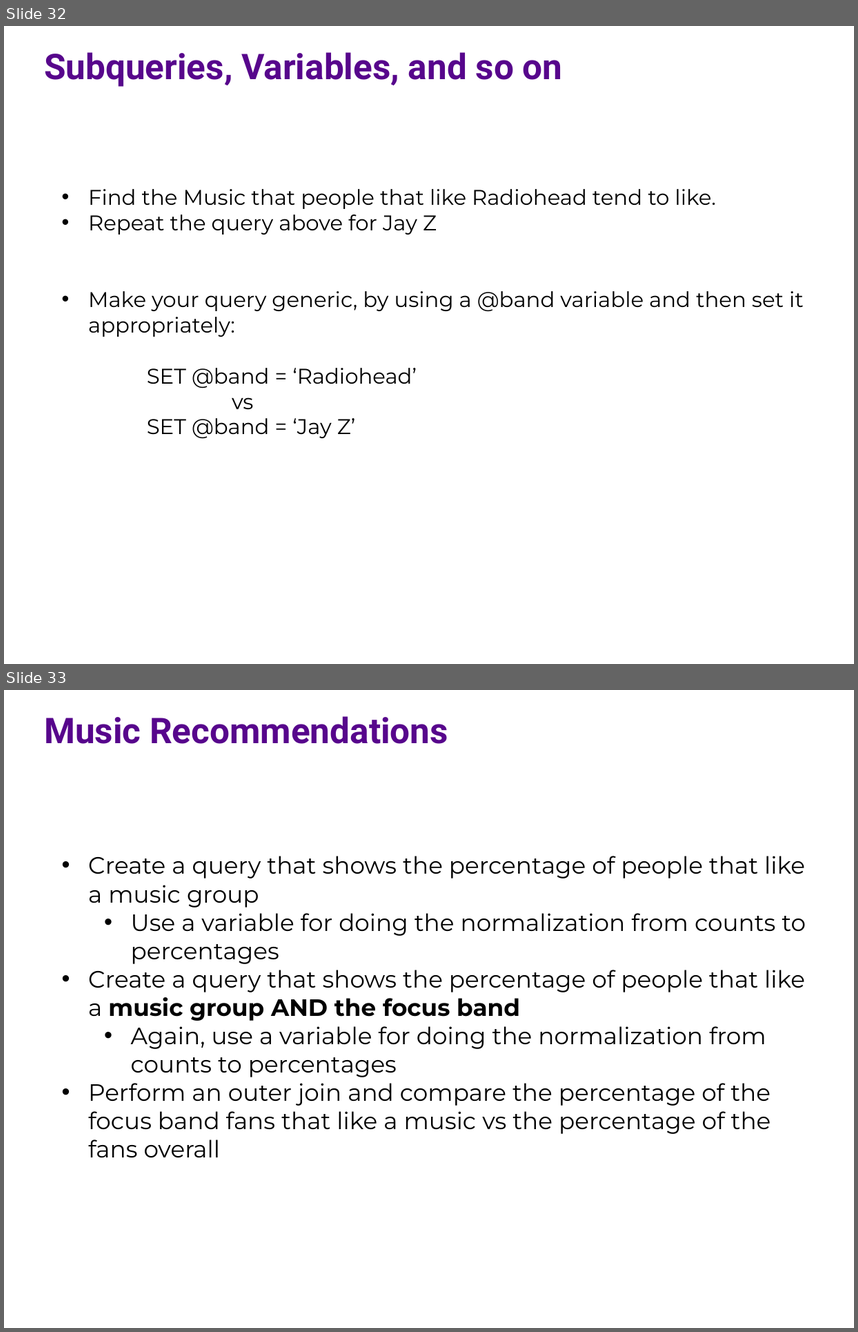
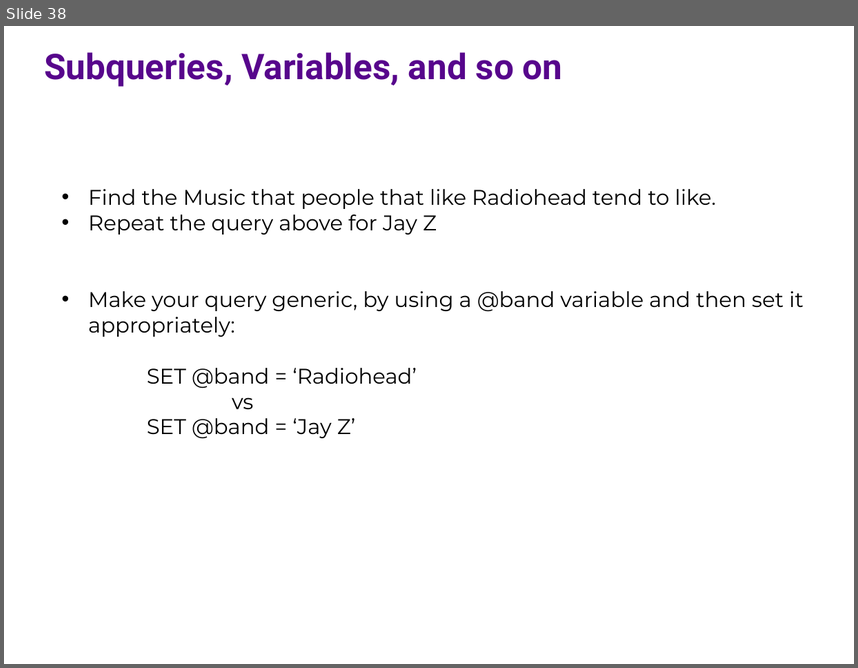
Before and after one commit to ipeirotis/introduction-to-databases, a slide deck: session6/F-SQL_Subqueries.pptx. Shown one above the other, each under a label of ours: slides 32 and 33 before the commit, slide 38 after it. The pictures are 858x1332 and 858x668 pixels, drawn with LibreOffice and Linux fonts; fonts in the diff are those of the drawing. Boxes give left, top, right and bottom in pixels: in the first picture for what was removed or moved away, otherwise in the second. Text is boxed around its words. In the diff, an @@ line names an element or a change of style, - is before the commit and + after.

```diff
--- a/session6/F-SQL_Subqueries.pptx
+++ b/session6/F-SQL_Subqueries.pptx
@@ slide 33 removed at <box>4,690,854,1328</box>, background #FFFFFF @@
@@ text removed at <box>44,716,448,744</box> @@
-Music Recommendations
@@ text removed at <box>88,856,806,1157</box> @@
-• Create a query that shows the percentage of people that like a music group
-  • Use a variable for doing the normalization from counts to percentages
-• Create a query that shows the percentage of people that like a music group AND the focus band
-  • Again, use a variable for doing the normalization from counts to percentages
-• Perform an outer join and compare the percentage of the focus band fans that like a music vs the percentage of the fans overall
@@ what was slide 32 is now slide 38 @@
```
Also in this commit, not shown: 5 slides changed, 7 slides added, 3 other slides removed.
